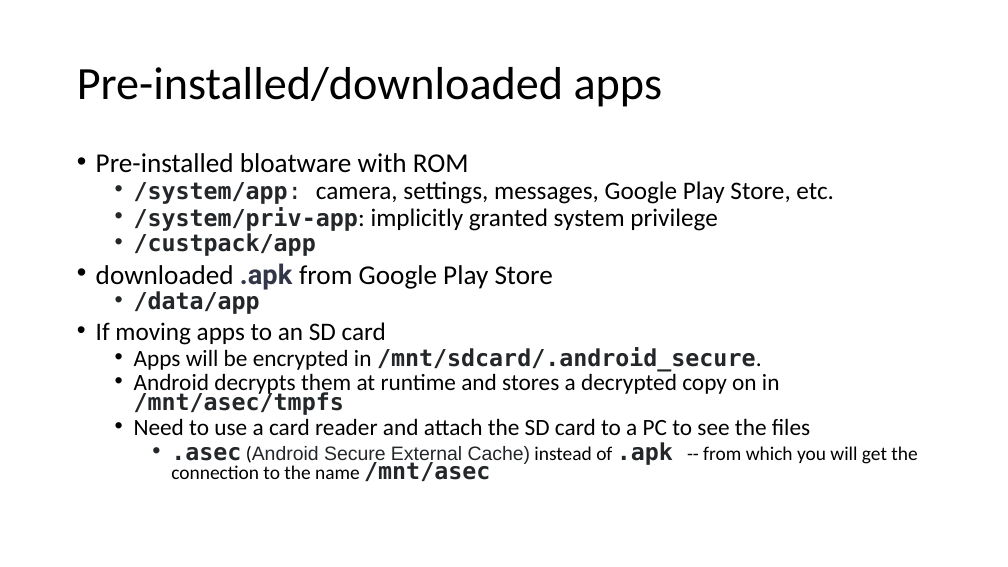
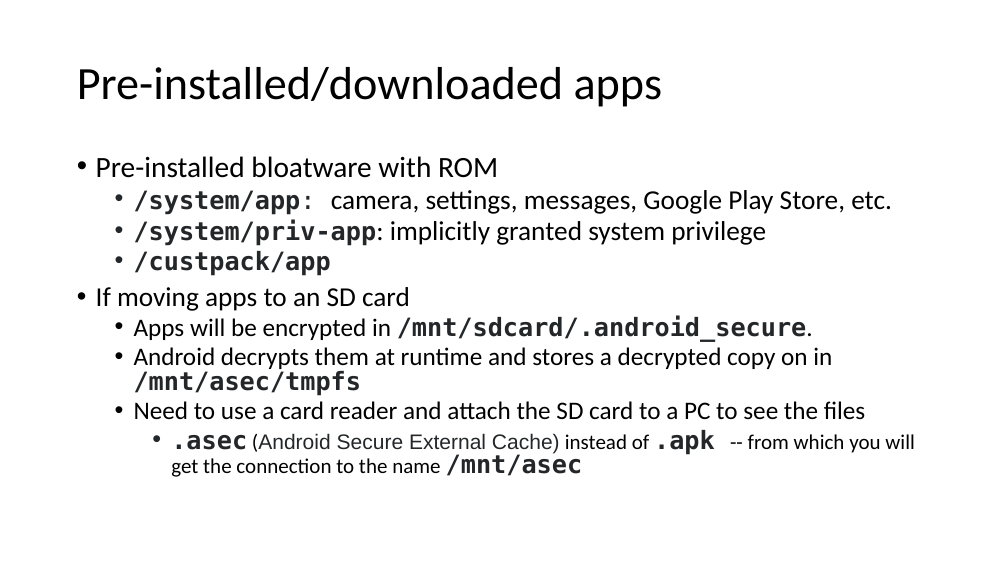
Before and after one commit to frankwxu/digital-forensics-lab, a slide deck: slide 12 of Andriod10/1_Pixel3_Image.pptx (slide 16 before the commit). Drawn at 1008x567 pixels with LibreOffice and Linux fonts; fonts in the diff are those of the drawing; background and template pictures are left out. Boxes give left, top, right and bottom in pixels: in the first picture for what was removed or moved away, otherwise in the second. Text is boxed around its words. In the diff, an @@ line names an element or a change of style, - is before the commit and + after.

```diff
--- a/Andriod10/1_Pixel3_Image.pptx
+++ b/Andriod10/1_Pixel3_Image.pptx
@@ text "Pre-installed bloatware with ROM" at <box>96,156,914,477</box>: size 25.9 to 28 pt in "Pre-installed bloatware with ROM"; size 22.2 to 24 pt in "/system/app:", "/system/priv-app:", "/custpack/app", "Apps will be encrypted in /mnt/sdcard/.android_secure." and 3 more places; size 24.1 to 26 pt in "camera, settings, messages, Google Play Store, etc.", "/system/priv-app: implicitly granted system privilege", "If moving apps to an SD card"; size 18.5 to 20 pt in "(Android Secure External Cache) instead of -- ..."; line spacing 0.7 to 0.8 @@
@@ text at <box>96,263,553,314</box>: paragraphs removed @@
-• downloaded .apk from Google Play Store
-  • /data/app
```
Also in this commit, not shown: 6 other slides changed, 5 slides added, 3 other files.
